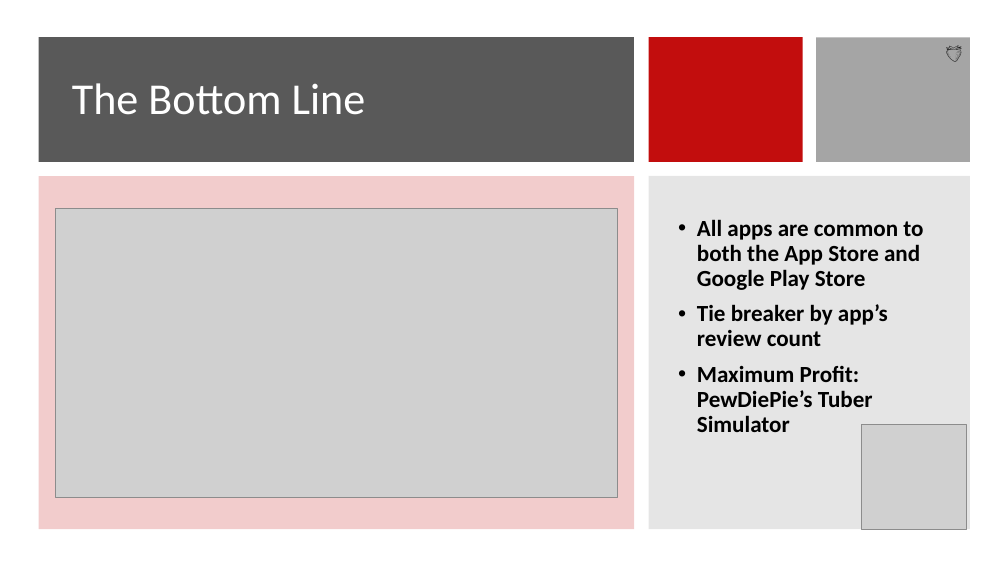
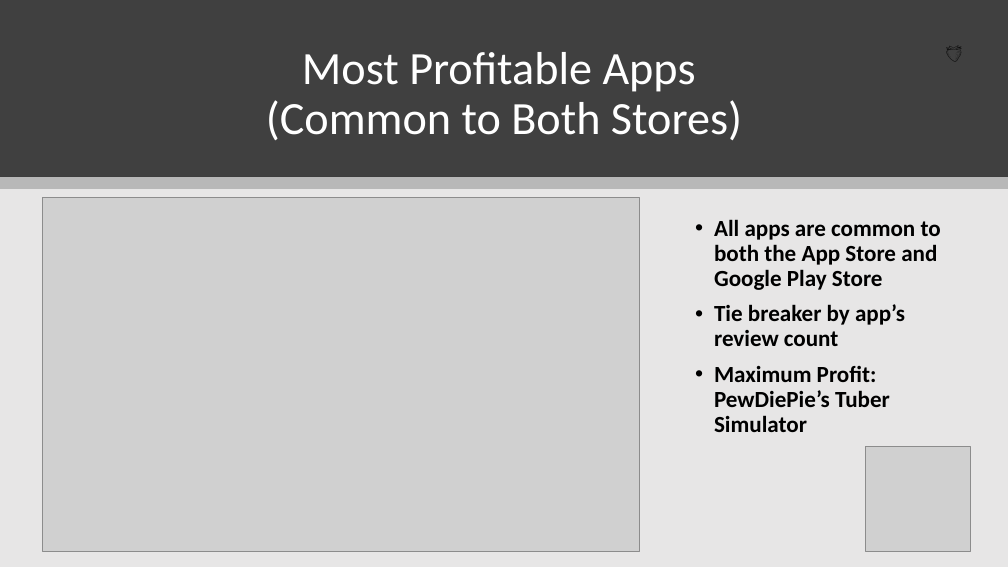
Before and after one commit to ryanhilber93/app-trader-strawberries, a slide deck: slide 14 of presentation/strawberries_app_trader_presentation.pptx (slide 2 before the commit). Drawn at 1008x567 pixels with LibreOffice and Linux fonts; fonts in the diff are those of the drawing; grey boxes stand for pictures. Boxes give left, top, right and bottom in pixels: in the first picture for what was removed or moved away, otherwise in the second. Text is boxed around its words. In the diff, an @@ line names an element or a change of style, - is before the commit and + after.

```diff
--- a/presentation/strawberries_app_trader_presentation.pptx
+++ b/presentation/strawberries_app_trader_presentation.pptx
@@ rectangle added at <box>0,0,1008,567</box>, fill #E7E6E6 @@
@@ rectangle added at <box>0,0,1008,177</box>, fill #404040 @@
@@ rectangle removed at <box>39,37,634,162</box> @@
@@ title added at <box>266,52,742,140</box>, 44 pt, text #FFFFFF @@
+Most Profitable Apps
+(Common to Both Stores)
@@ rectangle removed at <box>649,37,803,162</box> @@
@@ rectangle removed at <box>816,38,970,163</box> @@
@@ title removed at <box>72,83,366,115</box> @@
-The Bottom Line
@@ rectangle added at <box>0,177,1008,189</box>, fill #000000 at 20% opacity @@
@@ rectangle removed at <box>39,176,634,529</box> @@
@@ rectangle removed at <box>649,176,970,529</box> @@
@@ picture: place and size @@
-picture at <box>55,208,617,497</box>
+picture at <box>42,198,639,551</box>
@@ text "All apps are common to ...": place and size @@
-text "All apps are common to ..." at <box>697,219,923,432</box>
+text "All apps are common to ..." at <box>714,219,941,432</box>
@@ picture: place and size @@
-picture at <box>861,424,966,529</box>
+picture at <box>865,446,970,551</box>
```
Also in this commit, not shown: 6 other slides changed, 8 slides added, 2 slides removed, 2 other files.
